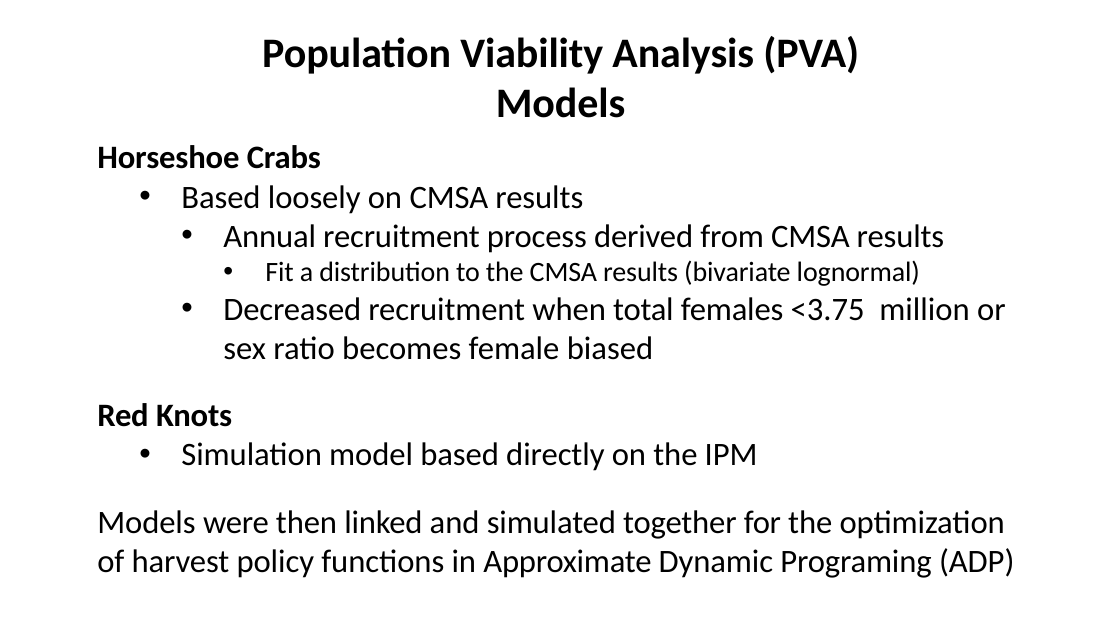
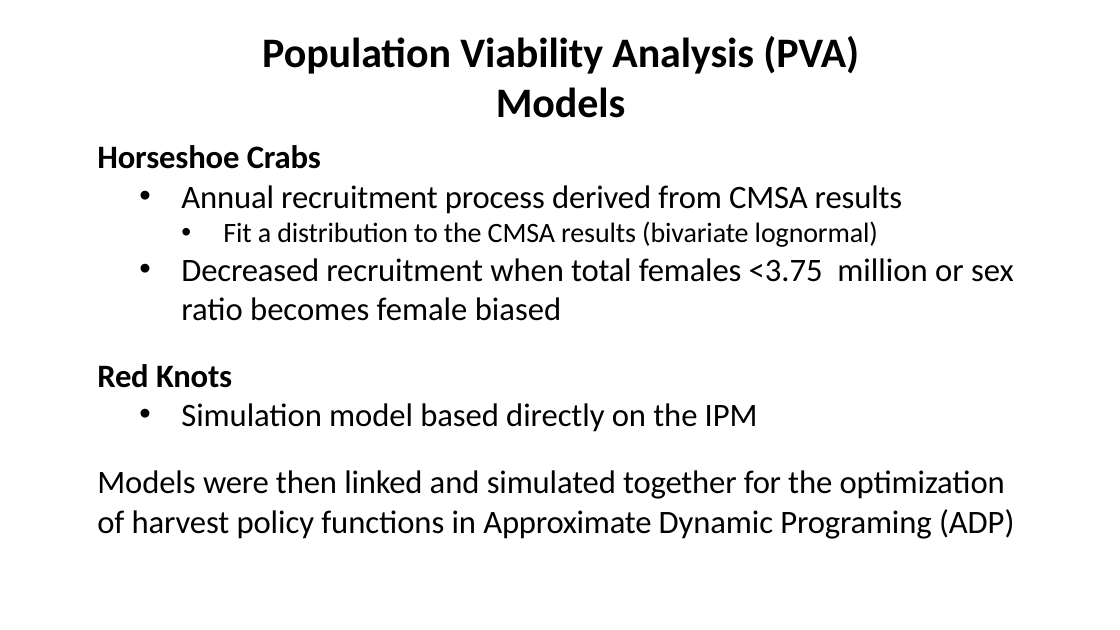
Before and after one commit to kevintshoemaker/NRES-470, a slide deck: slide 45 of REKN2.pptx (slide 16 before the commit). Drawn at 1120x630 pixels with LibreOffice and Linux fonts; fonts in the diff are those of the drawing. Boxes give left, top, right and bottom in pixels: in the first picture for what was removed or moved away, otherwise in the second. Text is boxed around its words. In the diff, an @@ line names an element or a change of style, - is before the commit and + after.

```diff
--- a/REKN2.pptx
+++ b/REKN2.pptx
@@ text at <box>181,185,583,214</box>: paragraph removed @@
-  • Based loosely on CMSA results
@@ text at <box>181,185,1014,321</box>: list level 3 to 2 in "Annual recruitment process derived from ..."; list level 4 to 3 in "Fit a distribution to the ..."; list level 3 to 2 in "Decreased recruitment when total females ..." @@
```
Also in this commit, not shown: 2 other slides changed, 1 slide removed, 6 other files.
